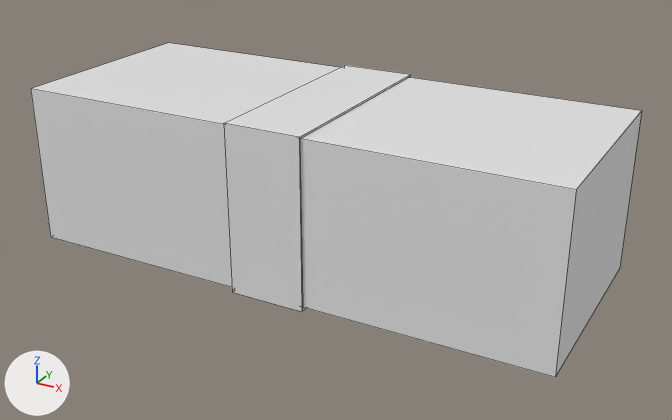
Renders of the FBX model Assets/Models/dolar.fbx from each side of a commit.
One viewpoint serves both versions: a camera (50 mm lens) standing at (0.1163, -0.2054, 0.1013) and looking at (0.0042, -0.0016, -0.0006). Every picture has the same lights, and +X, +Y and +Z are marked at lower left. Mesh edges are drawn as thin lines.

In view in the first picture: 'lenta', 'many'.
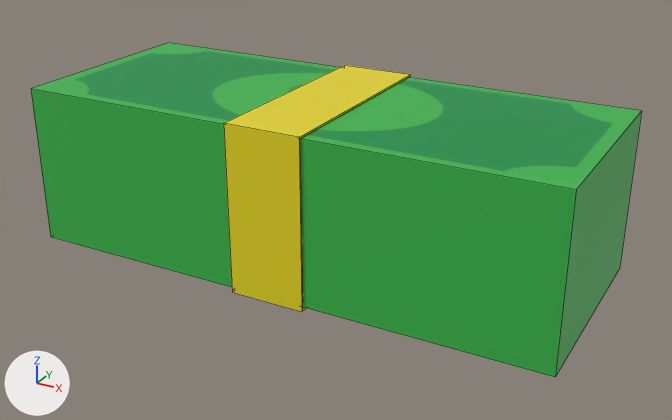
Boxes [x1, y1, x2, y2] around the edits, measured in the pictures (672 x 420 px):
'many', recoloured (white to green): [31, 43, 641, 377] in both
'lenta', recoloured (white to yellow): [224, 65, 411, 312] in both

Patch to the scene script:
```diff
--- a/Assets/Models/dolar.fbx.py
+++ b/Assets/Models/dolar.fbx.py
@@ img_111_1111076_money_flat_icon_money_flat_icon_png_transparent_png @@
+img_111_1111076_money_flat_icon_money_flat_icon_png_transparent_png = load_image('111-1111076_money-flat-icon-money-flat-icon-png-transparent.png', '../Textures/111-1111076_money-flat-icon-money-flat-icon-png-transparent.png', 860, 871, 'sRGB')
@@ mat_material_001 @@
+mat_material_001 = principled_material('Material.001')
+mat_material_001.base_color = (0.8, 0.678, 0.00976)  # yellow #e7d719
@@ mat_material_002 @@
+mat_material_002 = principled_material('Material.002')
+mat_material_002.texture = img_111_1111076_money_flat_icon_money_flat_icon_png_transparent_png
@@ me_cube @@
 me_cube.from_pydata(...)  # 8 vertices, 6 faces; spans x -0.075..0.075, y -0.03..0.03, z -0.015..0.03
-me_cube.materials.append(mat_material)  # white #e7e7e7
+me_cube.materials.append(mat_material_002)  # picture img_111_1111076_money_flat_icon_money_flat_icon_png_transparent_png
@@ me_cube_001 @@
 me_cube_001.from_pydata(...)  # 16 vertices, 16 faces; spans x -0.0106..0.0106, y -0.0308..0.0308, z -0.0159..0.0303
-me_cube_001.materials.append(mat_material)  # white #e7e7e7
+me_cube_001.materials.append(mat_material_001)  # yellow #e7d719
```
